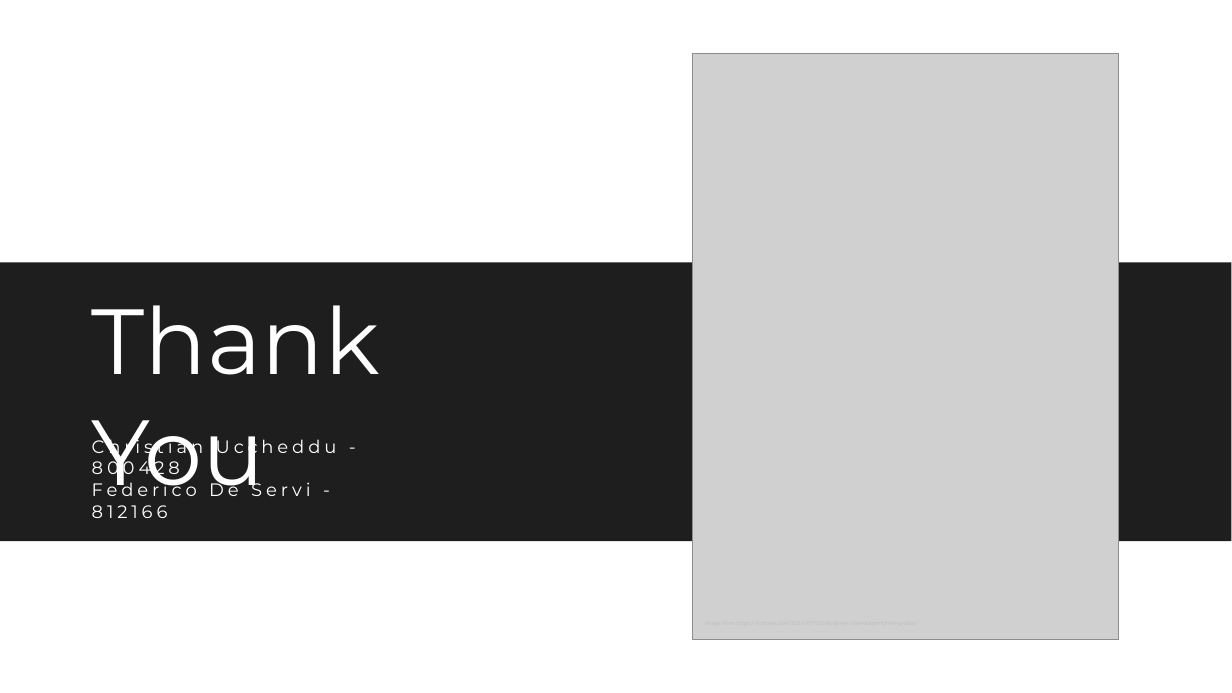
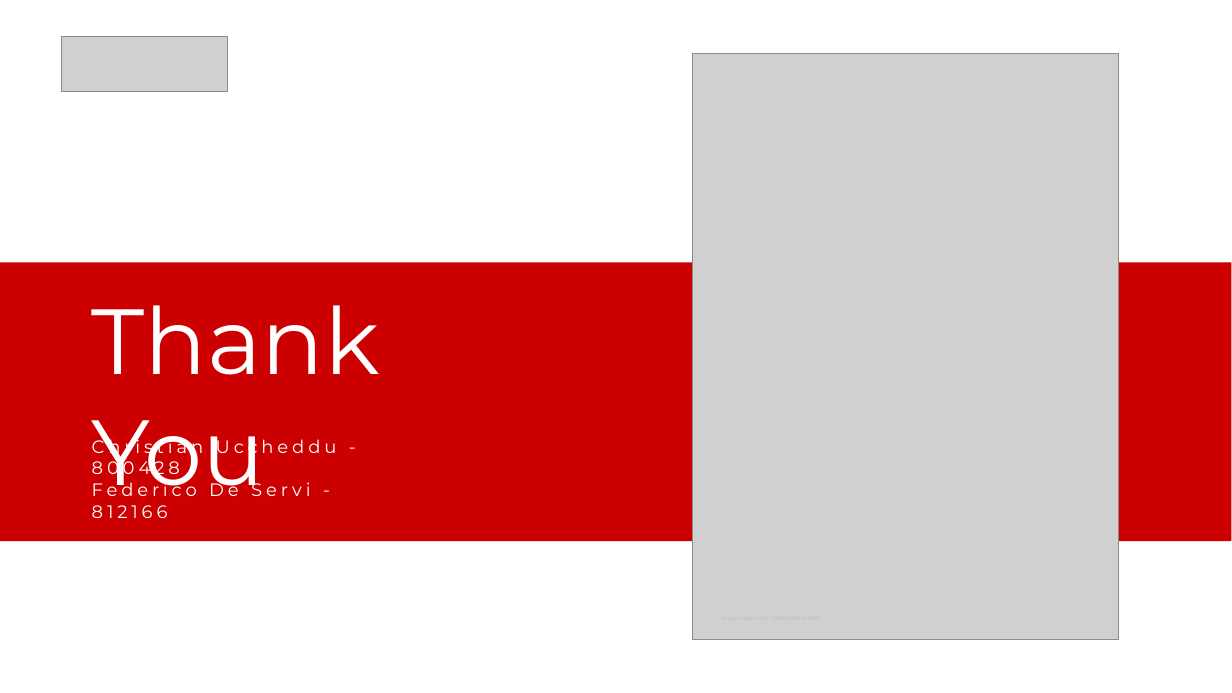
Before and after one commit to federicodeservi/TMS_project, a slide deck: slide 10 of presentation/presentation.pptx (slide 12 before the commit). Drawn at 1232x693 pixels with LibreOffice and Linux fonts; fonts in the diff are those of the drawing; grey boxes stand for pictures. Boxes give left, top, right and bottom in pixels: in the first picture for what was removed or moved away, otherwise in the second. Text is boxed around its words. In the diff, an @@ line names an element or a change of style, - is before the commit and + after.

```diff
--- a/presentation/presentation.pptx
+++ b/presentation/presentation.pptx
@@ picture added at (x1=62, y1=36, x2=227, y2=91) @@
@@ rectangle at (x1=0, y1=262, x2=1231, y2=542): fill #1E1E1E to #CC0001 @@
```
Also in this commit, not shown: 9 other slides changed, 2 slides removed, 3 other files.
